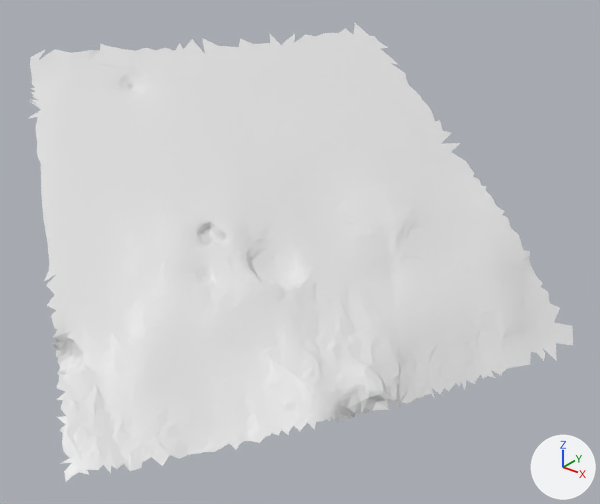
The glTF model moon small_tiles/tile_036.glb, before and after one commit.
Rendered twice from a camera (50 mm lens) standing at (20.11, -14.05, 27.02) and looking at (14.92, -7.55, 22.99). The axes (+X, +Y, +Z) are drawn at lower right. The lights are the same throughout. The picture after the commit comes second. Vertices at exactly the same position are counted once.

Names of what the first picture shows: 't36'.
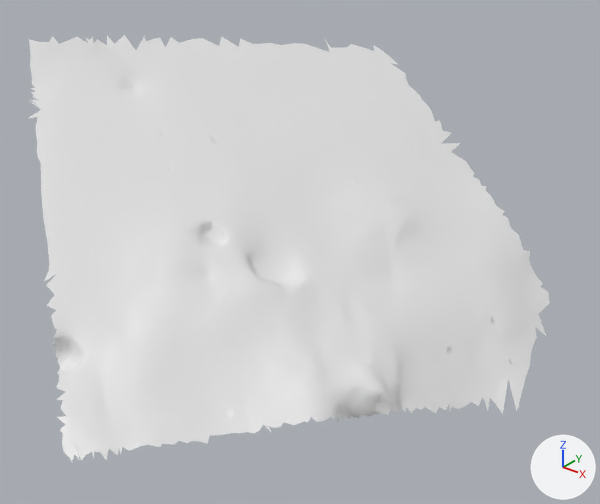
Where the change shows, as pixel boxes [x1, y1, x2, y2] in the pictures (600 x 504 px; the box of a moved part takes in the faces that stretch with it):
't36', reshaped (7% shorter)
    before: [29, 23, 573, 481]
    after: [29, 35, 550, 462]
part 1 of me_t36, reshaped
    before: [60, 303, 573, 481]
    after: [354, 365, 530, 418]
part 2 of me_t36, moved or reshaped
    before: [270, 23, 388, 52]
    after: [29, 35, 238, 60]

Patch to the scene script:
```diff
--- a/moon small_tiles/tile_036.glb.py
+++ b/moon small_tiles/tile_036.glb.py
@@ me_t36 @@
 # used by ob_t36; location = (0.0, 0.0, 0.0)
-me_t36.from_pydata(...)  # 3696 vertices, 7129 faces; spans x 11.66..17.48, y -10.93..-4.45, z 21.84..24.92
+me_t36.from_pydata(...)  # 3668 vertices, 7083 faces; spans x 11.48..17.4, y -10.8..-4.56, z 21.62..25.03
+# me_t36 part 1
+# 79 vertices are removed from x 14.88..17.48, y -10.93..-5.52, z 21.84..22.21
+# 152 faces are deleted
+# 46 vertices are added at x 16.43..17.4, y -8.52..-6.55, z 21.62..22.06
+# 98 new faces join them
+# me_t36 part 2
+# 22 vertices are removed from x 12.99..13.96, y -5.77..-4.45, z 24.6..24.88
+# 38 faces are deleted
+# 27 vertices are added at x 11.48..12.7, y -8.39..-6.35, z 24.88..25.03
+# 46 new faces join them
```
